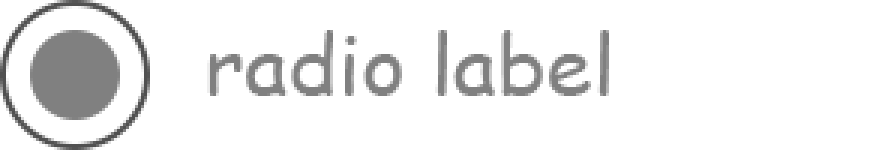
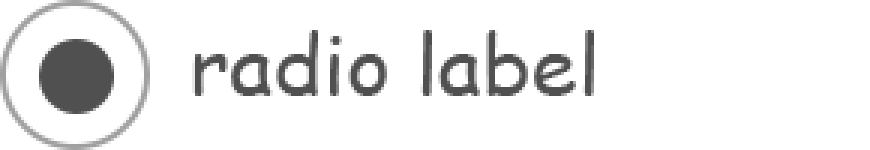
Revision of a layered (870, 150) image; what changed, layer by layer:
painted on "radio label" over [left=192, top=30, right=609, bottom=96]
painted on "Ellipse 1 copy" over [left=30, top=30, right=120, bottom=120]
painted on "Ellipse 1" over [left=0, top=0, right=150, bottom=150]
